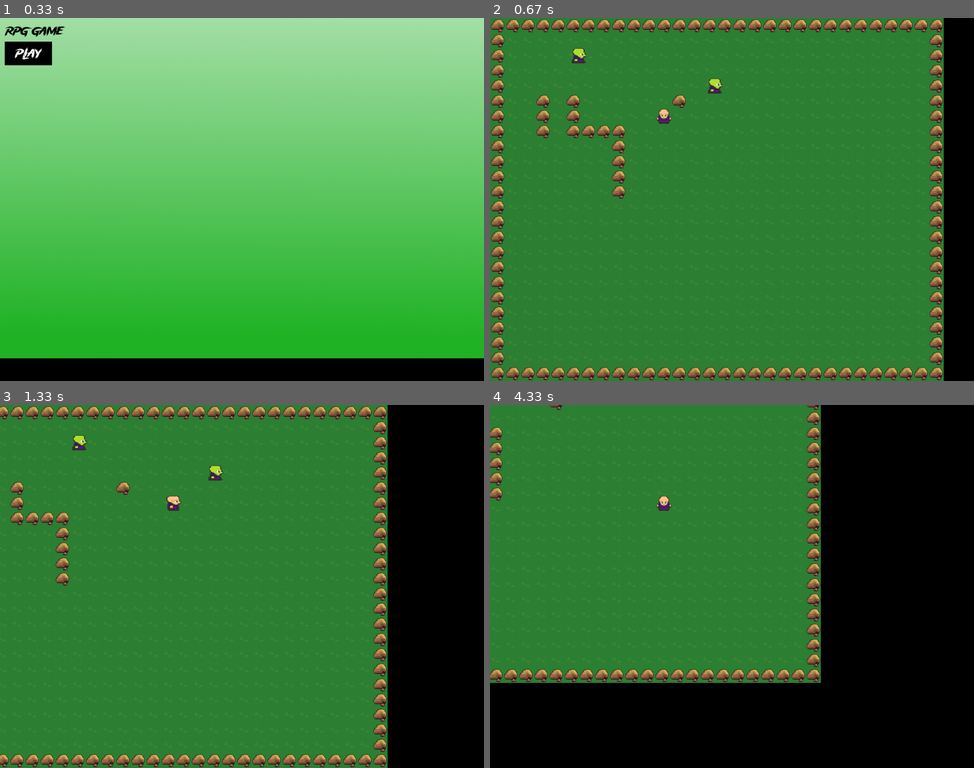
Above: before the commit, frames 1-4 (two rows, left to right).
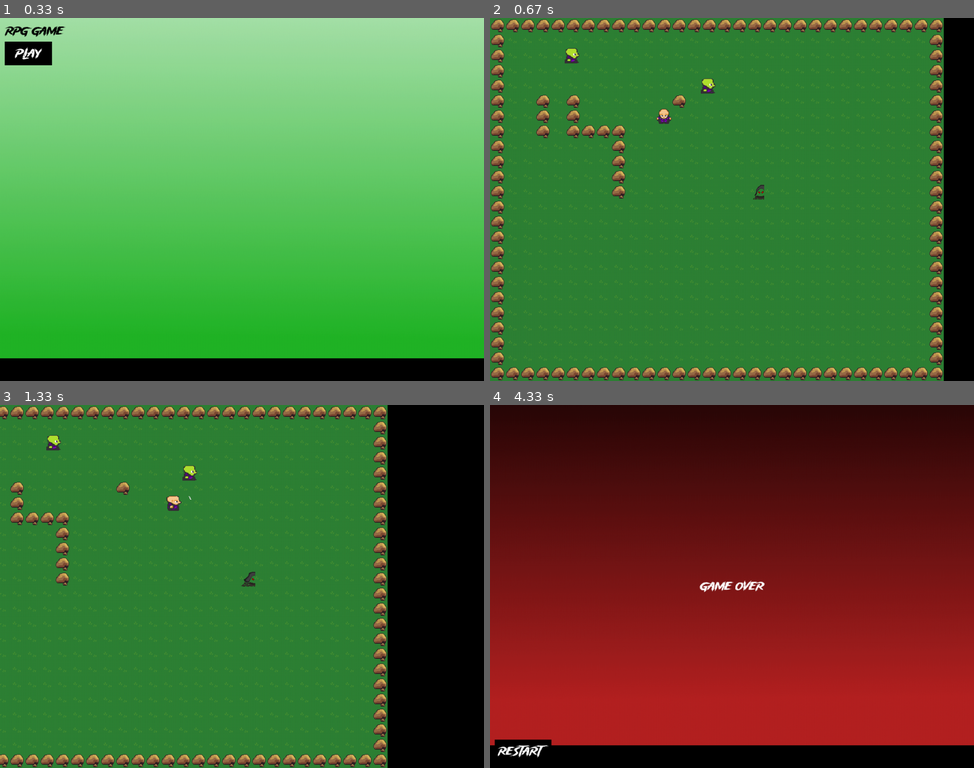
Above: after the commit, the same moments.

Repository: rzykie/pygame-rpg-practice
Game: pygame game, started from main.py
Same seed, same stepped clock (60 frames per second), same inputs: the game is played once before the commit and once after it.
Inputs (mouse positions are in pixels of both pictures, inside the frame that each line leads up to):
- Up to frame 1 (0.33 s): no input
- Up to frame 2 (0.67 s): click (519, 54) at 0.38 s
- Up to frame 3 (1.33 s): hold Space 0.67-1.13 s; hold Right 0.67-1.13 s; move the mouse to (222, 601) at 0.7 s; tap Space at 1.17 s
- Up to frame 4 (4.33 s): hold Right 1.5-1.97 s; hold Down 2-2.3 s; hold Right 2.33-2.8 s; hold Left 2.83-3.37 s; tap Space at 3.4, 4.07 s; hold Down 3.73-4.03 s

Frame 1 is identical in both runs. In frame 2, 0.4% of the frame differs, in the area x 15-57%, y 8-51%; in frame 3, 0.5%; in frame 4, 94%, in the area x 0-100%, y 0-98%.

Commit message:
Add boss enemy

Diff:
--- a/config.py
+++ b/config.py
@@ -3,12 +3,14 @@
 TILESIZE = 32
 FPS = 60
 
-PLAYER_LAYER = 4
+PLAYER_LAYER = 5
+BOSS_LAYER = 4
 ENEMY_LAYER = 3
 BLOCK_LAYER = 2
 GROUND_LAYER = 1
 PLAYER_SPEED = 5
-ENEMY_SPEED = 3
+ENEMY_SPEED = 2
+BOSS_SPEED = 4
 
 RED = (255, 0, 0)
 BLACK = (0, 0, 0)
@@ -28,7 +30,7 @@
     'B.......B....................B',
     'B.......B....................B',
     'B.......B....................B',
-    'B.......B....................B',
+    'B.......B..........G.........B',
     'B............................B',
     'B............................B',
     'B............................B',
--- a/main.py
+++ b/main.py
@@ -15,6 +15,8 @@
         self.character_spritesheet = Spritesheet('img/character.png')
         self.terrain_spritesheet = Spritesheet('img/terrain.png')
         self.enemy_spritesheet = Spritesheet('img/enemy.png')
+        self.boss_spritesheet = Spritesheet('img/grue.png')
+        self.attack_spritesheet = Spritesheet('img/attack.png')
         self.intro_background = pygame.image.load("./img/introbackground.png")
         self.go_background = pygame.image.load("./img/gameover.png")
 
@@ -26,8 +28,10 @@
                     Block(self, j, i)
                 if column == "E":
                     Enemy(self, j, i)
+                if column == "G":
+                    Boss(self, j, i)
                 if column == "P":
-                    Player(self, j, i)
+                    self.player = Player(self, j, i)
 
     def new(self):
         # start a new game
@@ -35,6 +39,7 @@
         self.all_sprites = pygame.sprite.LayeredUpdates()
         self.blocks = pygame.sprite.LayeredUpdates()
         self.enemies = pygame.sprite.LayeredUpdates()
+        self.boss = pygame.sprite.LayeredUpdates()
         self.attacks = pygame.sprite.LayeredUpdates()
 
         self.create_tile_map()
@@ -45,6 +50,20 @@
             if event.type == pygame.QUIT:
                 self.playing = False
                 self.running = False
+
+            if event.type == pygame.KEYDOWN:
+                if event.key == pygame.K_SPACE:
+                    if self.player.facing == "up":
+                        Attack(self, self.player.rect.x, self.player.rect.y - TILESIZE)
+
+                    if self.player.facing == "down":
+                        Attack(self, self.player.rect.x, self.player.rect.y + TILESIZE)
+
+                    if self.player.facing == "left":
+                        Attack(self, self.player.rect.x - TILESIZE, self.player.rect.y)
+
+                    if self.player.facing == "right":
+                        Attack(self, self.player.rect.x + TILESIZE, self.player.rect.y)
 
     def update(self):
         # game loop update
--- a/sprites.py
+++ b/sprites.py
@@ -40,9 +40,26 @@
         self.rect.x = self.x
         self.rect.y = self.y
 
+        self.down_animations = [self.game.character_spritesheet.get_sprite(3, 2, self.width, self.height),
+                           self.game.character_spritesheet.get_sprite(35, 2, self.width, self.height),
+                           self.game.character_spritesheet.get_sprite(68, 2, self.width, self.height)]
+
+        self.up_animations = [self.game.character_spritesheet.get_sprite(3, 34, self.width, self.height),
+                         self.game.character_spritesheet.get_sprite(35, 34, self.width, self.height),
+                         self.game.character_spritesheet.get_sprite(68, 34, self.width, self.height)]
+
+        self.left_animations = [self.game.character_spritesheet.get_sprite(3, 98, self.width, self.height),
+                           self.game.character_spritesheet.get_sprite(35, 98, self.width, self.height),
+                           self.game.character_spritesheet.get_sprite(68, 98, self.width, self.height)]
+
+        self.right_animations = [self.game.character_spritesheet.get_sprite(3, 66, self.width, self.height),
+                            self.game.character_spritesheet.get_sprite(35, 66, self.width, self.height),
+                            self.game.character_spritesheet.get_sprite(68, 66, self.width, self.height)]
+
     def update(self):
         self.movement()
         self.collide_enemy()
+        self.collide_boss()
         self.animate()
 
         self.rect.x += self.x_change
@@ -86,18 +103,26 @@
             if hits:
                 if self.x_change > 0:
                     self.rect.x = hits[0].rect.left - self.rect.width
+                    for sprite in self.game.all_sprites:
+                        sprite.rect.x += PLAYER_SPEED
 
                 if self.x_change < 0:
                     self.rect.x = hits[0].rect.right
+                    for sprite in self.game.all_sprites:
+                        sprite.rect.x -= PLAYER_SPEED
 
         if direction == "y":
             hits = pygame.sprite.spritecollide(self, self.game.blocks, False)
             if hits:
                 if self.y_change > 0:
                     self.rect.y = hits[0].rect.top - self.rect.height
+                    for sprite in self.game.all_sprites:
+                        sprite.rect.y += PLAYER_SPEED
 
                 if self.y_change < 0:
                     self.rect.y = hits[0].rect.bottom
+                    for sprite in self.game.all_sprites:
+                        sprite.rect.y -= PLAYER_SPEED
 
     def collide_enemy(self):
         hits = pygame.sprite.spritecollide(self, self.game.enemies, False)
@@ -105,28 +130,19 @@
             self.kill()
             self.game.playing = False
 
+    def collide_boss(self):
+        hits = pygame.sprite.spritecollide(self, self.game.boss, False)
+        if hits:
+            self.kill()
+            self.game.playing = False
+
     def animate(self):
-        down_animations = [self.game.character_spritesheet.get_sprite(3, 2, self.width, self.height),
-                           self.game.character_spritesheet.get_sprite(35, 2, self.width, self.height),
-                           self.game.character_spritesheet.get_sprite(68, 2, self.width, self.height)]
-
-        up_animations = [self.game.character_spritesheet.get_sprite(3, 34, self.width, self.height),
-                         self.game.character_spritesheet.get_sprite(35, 34, self.width, self.height),
-                         self.game.character_spritesheet.get_sprite(68, 34, self.width, self.height)]
-
-        left_animations = [self.game.character_spritesheet.get_sprite(3, 98, self.width, self.height),
-                           self.game.character_spritesheet.get_sprite(35, 98, self.width, self.height),
-                           self.game.character_spritesheet.get_sprite(68, 98, self.width, self.height)]
-
-        right_animations = [self.game.character_spritesheet.get_sprite(3, 66, self.width, self.height),
-                            self.game.character_spritesheet.get_sprite(35, 66, self.width, self.height),
-                            self.game.character_spritesheet.get_sprite(68, 66, self.width, self.height)]
 
         if self.facing == "down":
             if self.y_change == 0:
                 self.image = self.game.character_spritesheet.get_sprite(3, 2, self.width, self.height)
             else:
-                self.image = down_animations[math.floor(self.animation_loop)]
+                self.image = self.down_animations[math.floor(self.animation_loop)]
                 self.animation_loop += 0.1
 
                 if self.animation_loop >= 3:
@@ -136,7 +152,7 @@
             if self.y_change == 0:
                 self.image = self.game.character_spritesheet.get_sprite(3, 34, self.width, self.height)
             else:
-                self.image = up_animations[math.floor(self.animation_loop)]
+                self.image = self.up_animations[math.floor(self.animation_loop)]
                 self.animation_loop += 0.1
 
                 if self.animation_loop >= 3:
@@ -146,7 +162,7 @@
             if self.x_change == 0:
                 self.image = self.game.character_spritesheet.get_sprite(3, 98, self.width, self.height)
             else:
-                self.image = left_animations[math.floor(self.animation_loop)]
+                self.image = self.left_animations[math.floor(self.animation_loop)]
                 self.animation_loop += 0.1
 
                 if self.animation_loop >= 3:
@@ -156,7 +172,7 @@
             if self.x_change == 0:
                 self.image = self.game.character_spritesheet.get_sprite(3, 66, self.width, self.height)
             else:
-                self.image = right_animations[math.floor(self.animation_loop)]
+                self.image = self.right_animations[math.floor(self.animation_loop)]
                 self.animation_loop += 0.1
 
                 if self.animation_loop >= 3:
@@ -190,6 +206,14 @@
         self.rect.x = self.x
         self.rect.y = self.y
 
+        self.left_animations = [self.game.enemy_spritesheet.get_sprite(3, 98, self.width, self.height),
+                           self.game.enemy_spritesheet.get_sprite(35, 98, self.width, self.height),
+                           self.game.enemy_spritesheet.get_sprite(68, 98, self.width, self.height)]
+
+        self.right_animations = [self.game.enemy_spritesheet.get_sprite(3, 66, self.width, self.height),
+                            self.game.enemy_spritesheet.get_sprite(35, 66, self.width, self.height),
+                            self.game.enemy_spritesheet.get_sprite(68, 66, self.width, self.height)]
+
     def update(self):
         self.movement()
         self.animate()
@@ -216,19 +240,12 @@
                 self.facing = 'left'
 
     def animate(self):
-        left_animations = [self.game.enemy_spritesheet.get_sprite(3, 98, self.width, self.height),
-                           self.game.enemy_spritesheet.get_sprite(35, 98, self.width, self.height),
-                           self.game.enemy_spritesheet.get_sprite(68, 98, self.width, self.height)]
-
-        right_animations = [self.game.enemy_spritesheet.get_sprite(3, 66, self.width, self.height),
-                            self.game.enemy_spritesheet.get_sprite(35, 66, self.width, self.height),
-                            self.game.enemy_spritesheet.get_sprite(68, 66, self.width, self.height)]
 
         if self.facing == "left":
             if self.x_change == 0:
                 self.image = self.game.enemy_spritesheet.get_sprite(3, 98, self.width, self.height)
             else:
-                self.image = left_animations[math.floor(self.animation_loop)]
+                self.image = self.left_animations[math.floor(self.animation_loop)]
                 self.animation_loop += 0.1
 
                 if self.animation_loop >= 3:
@@ -238,7 +255,86 @@
             if self.x_change == 0:
                 self.image = self.game.enemy_spritesheet.get_sprite(3, 66, self.width, self.height)
             else:
-                self.image = right_animations[math.floor(self.animation_loop)]
+                self.image = self.right_animations[math.floor(self.animation_loop)]
+                self.animation_loop += 0.1
+
+                if self.animation_loop >= 3:
+                    self.animation_loop = 1
+
+
+class Boss(pygame.sprite.Sprite):
+    def __init__(self, game, x, y):
+        self.game = game
+        self._layer = BOSS_LAYER
+        self.groups = self.game.all_sprites, self.game.boss
+        pygame.sprite.Sprite.__init__(self, self.groups)
+
+        self.x = x * TILESIZE
+        self.y = y * TILESIZE
+        self.width = TILESIZE
+        self.height = TILESIZE
+
+        self.x_change = 0
+        self.y_change = 0
+
+        self.facing = random.choice(['left', 'right'])
+        self.animation_loop = 1
+        self.movement_loop = 0
+        self.max_travel = random.randint(15, 130)
+
+        self.image = self.game.boss_spritesheet.get_sprite(62, 71, self.width, self.height)
+        # self.image.set_colorkey(BLACK)
+
+        self.rect = self.image.get_rect()
+        self.rect.x = self.x
+        self.rect.y = self.y
+
+        self.left_animations = [self.game.boss_spritesheet.get_sprite(0, 71, self.width, self.height)]
+
+        self.right_animations = [self.game.boss_spritesheet.get_sprite(0, 0, self.width, self.height)]
+
+    def update(self):
+        self.movement()
+        self.animate()
+
+        self.rect.x += self.x_change
+        self.rect.y += self.y_change
+
+        self.x_change = 0
+        self.y_change = 0
+
+    def movement(self):
+        if self.facing == 'left':
+            self.x_change -= BOSS_SPEED
+            self.movement_loop -= 1
+
+            if self.movement_loop <= -self.max_travel:
+                self.facing = 'right'
+
+        if self.facing == 'right':
+            self.x_change += BOSS_SPEED
+            self.movement_loop += 1
+
+            if self.movement_loop >= self.max_travel:
+                self.facing = 'left'
+
+    def animate(self):
+
+        if self.facing == "left":
+            if self.x_change == 0:
+                self.image = self.game.boss_spritesheet.get_sprite(0, 71, self.width, self.height)
+            else:
+                self.image = self.left_animations[0]
+                self.animation_loop += 0.1
+
+                if self.animation_loop >= 3:
+                    self.animation_loop = 1
+
+        if self.facing == "right":
+            if self.x_change == 0:
+                self.image = self.game.boss_spritesheet.get_sprite(0, 0, self.width, self.height)
+            else:
+                self.image = self.right_animations[0]
                 self.animation_loop += 0.1
 
                 if self.animation_loop >= 3:
@@ -317,4 +413,79 @@
 
 
 class Attack(pygame.sprite.Sprite):
-    pass
+    def __init__(self, game, x, y):
+        self.game = game
+        self._layer = PLAYER_LAYER
+        self.groups = self.game.all_sprites, self.game.attacks
+        pygame.sprite.Sprite.__init__(self, self.groups)
+
+        self.x = x
+        self.y = y
+        self.width = TILESIZE
+        self.height = TILESIZE
+
+        self.animation_loop = 0
+
+        self.image = self.game.attack_spritesheet.get_sprite(0, 0, self.width, self.height)
+
+        self.rect = self.image.get_rect()
+        self.rect.x = self.x
+        self.rect.y = self.y
+
+        self.right_animations = [self.game.attack_spritesheet.get_sprite(0, 64, self.width, self.height),
+                            self.game.attack_spritesheet.get_sprite(32, 64, self.width, self.height),
+                            self.game.attack_spritesheet.get_sprite(64, 64, self.width, self.height),
+                            self.game.attack_spritesheet.get_sprite(96, 64, self.width, self.height),
+                            self.game.attack_spritesheet.get_sprite(128, 64, self.width, self.height)]
+
+        self.down_animations = [self.game.attack_spritesheet.get_sprite(0, 32, self.width, self.height),
+                           self.game.attack_spritesheet.get_sprite(32, 32, self.width, self.height),
+                           self.game.attack_spritesheet.get_sprite(64, 32, self.width, self.height),
+                           self.game.attack_spritesheet.get_sprite(96, 32, self.width, self.height),
+                           self.game.attack_spritesheet.get_sprite(128, 32, self.width, self.height)]
+
+        self.left_animations = [self.game.attack_spritesheet.get_sprite(0, 96, self.width, self.height),
+                           self.game.attack_spritesheet.get_sprite(32, 96, self.width, self.height),
+                           self.game.attack_spritesheet.get_sprite(64, 96, self.width, self.height),
+                           self.game.attack_spritesheet.get_sprite(96, 96, self.width, self.height),
+                           self.game.attack_spritesheet.get_sprite(128, 96, self.width, self.height)]
+
+        self.up_animations = [self.game.attack_spritesheet.get_sprite(0, 0, self.width, self.height),
+                         self.game.attack_spritesheet.get_sprite(32, 0, self.width, self.height),
+                         self.game.attack_spritesheet.get_sprite(64, 0, self.width, self.height),
+                         self.game.attack_spritesheet.get_sprite(96, 0, self.width, self.height),
+                         self.game.attack_spritesheet.get_sprite(128, 0, self.width, self.height)]
+
+    def update(self):
+        self.animate()
+        self.collide()
+
+    def collide(self):
+        hits = pygame.sprite.spritecollide(self, self.game.enemies, True)
+
+    def animate(self):
+        direction = self.game.player.facing
+
+        if direction == "up":
+            self.image = self.up_animations[math.floor(self.animation_loop)]
+            self.animation_loop += 0.5
+            if self.animation_loop >= 5:
+                self.kill()
+
+        if direction == "down":
+            self.image = self.down_animations[math.floor(self.animation_loop)]
+            self.animation_loop += 0.5
+            if self.animation_loop >= 5:
+                self.kill()
+
+        if direction == "left":
+            self.image = self.left_animations[math.floor(self.animation_loop)]
+            self.animation_loop += 0.5
+            if self.animation_loop >= 5:
+                self.kill()
+
+        if direction == "right":
+            self.image = self.right_animations[math.floor(self.animation_loop)]
+            self.animation_loop += 0.5
+            if self.animation_loop >= 5:
+                self.kill()
Binary file added: img/GrueBloody.png
Binary file added: img/GrueBloodyGrin.png
Binary file added: img/GrueGrin.png
Binary file added: img/grue.png
